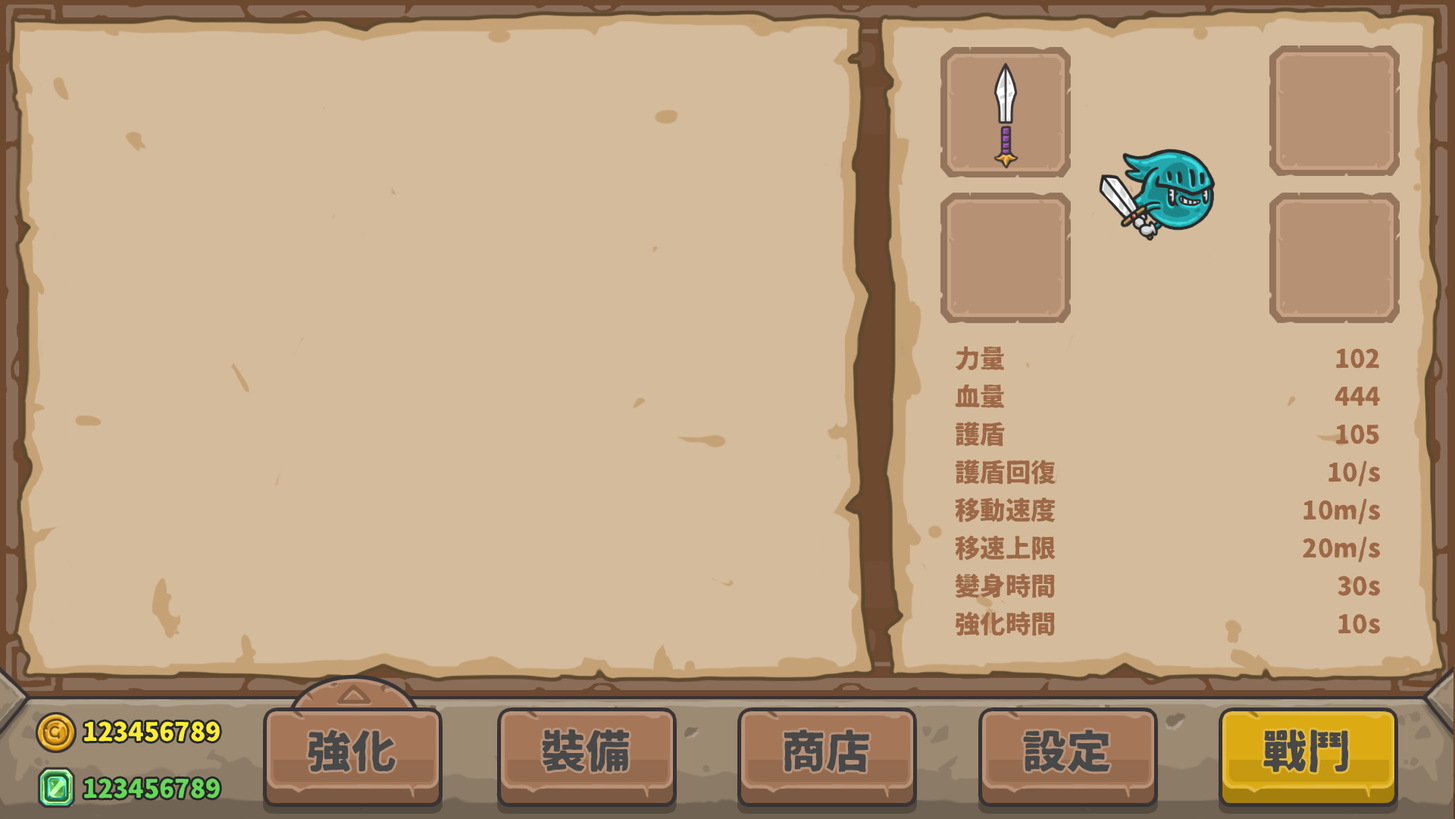
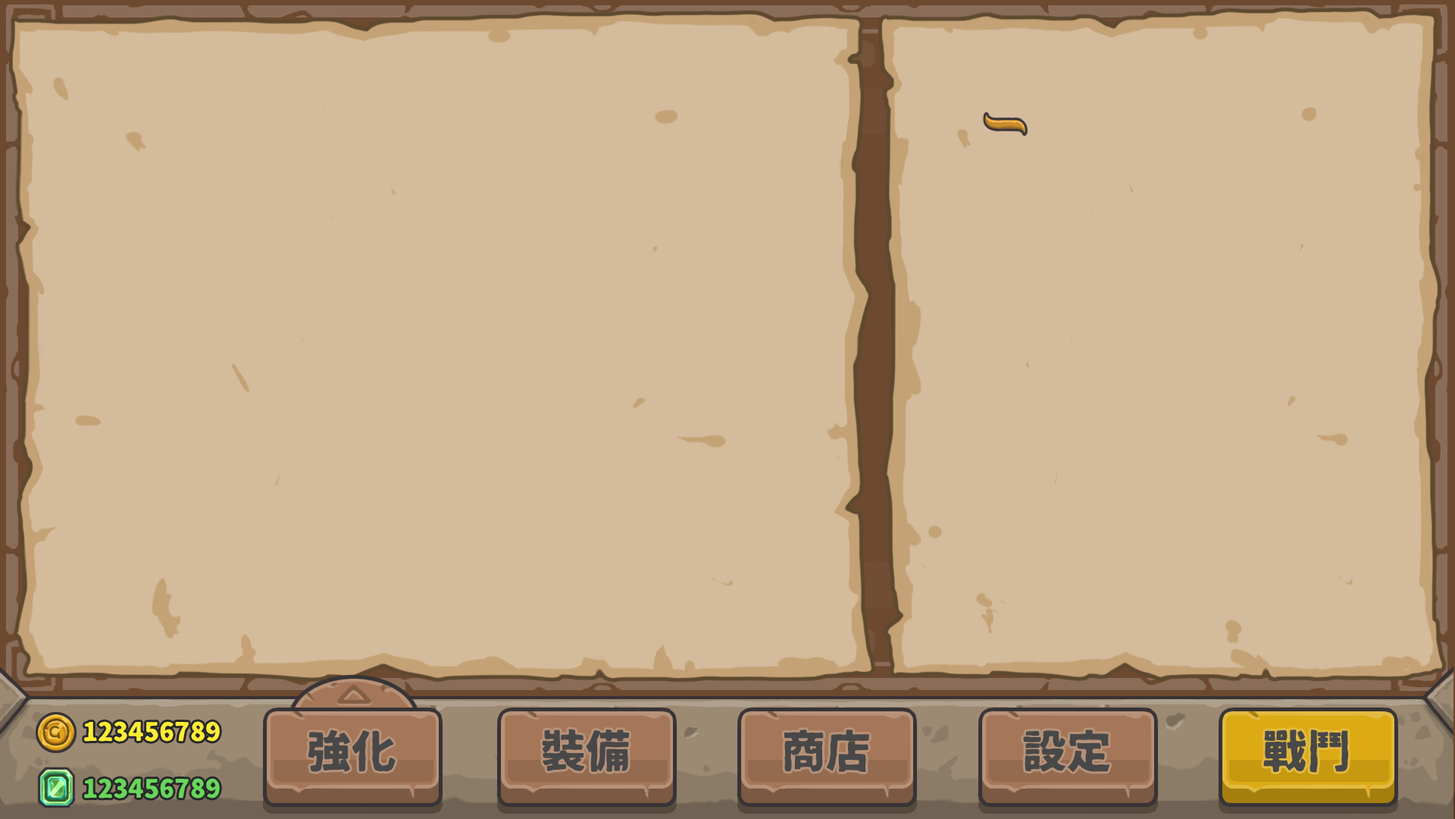
Comparing the layer stacks of the two (1455, 819) images. Changes:
showed group "防具" (108 layers) over [954, 75, 1058, 147]
showed group "A護手" (21 layers) over [980, 105, 1034, 138]
added group "6" (5th of 7, in "武器" › "A護手") with 2 layers in group "A護手" over [982, 111, 1030, 138]
added layer "LINE" (4th of 4, in "武器" › "A護手" › "6") in group "6" over [982, 111, 1030, 138]
added layer "color" (34th of 50, in "武器" › "A護手" › "6") in group "6" over [983, 113, 1028, 135]
hid group "5" (8th of 9, in "武器" › "B把手") (2 layers) over [992, 125, 1020, 170]
hid group "4" (8th of 9, in "武器" › "B把手") (2 layers) over [996, 125, 1016, 168]
hid group "C劍身" (22 layers) over [984, 59, 1028, 128]
hid group "7" (5th of 5, in "武器" › "C劍身") (2 layers) over [993, 62, 1018, 125]
hid group "裝備" (14 layers) over [940, 45, 1400, 636]
